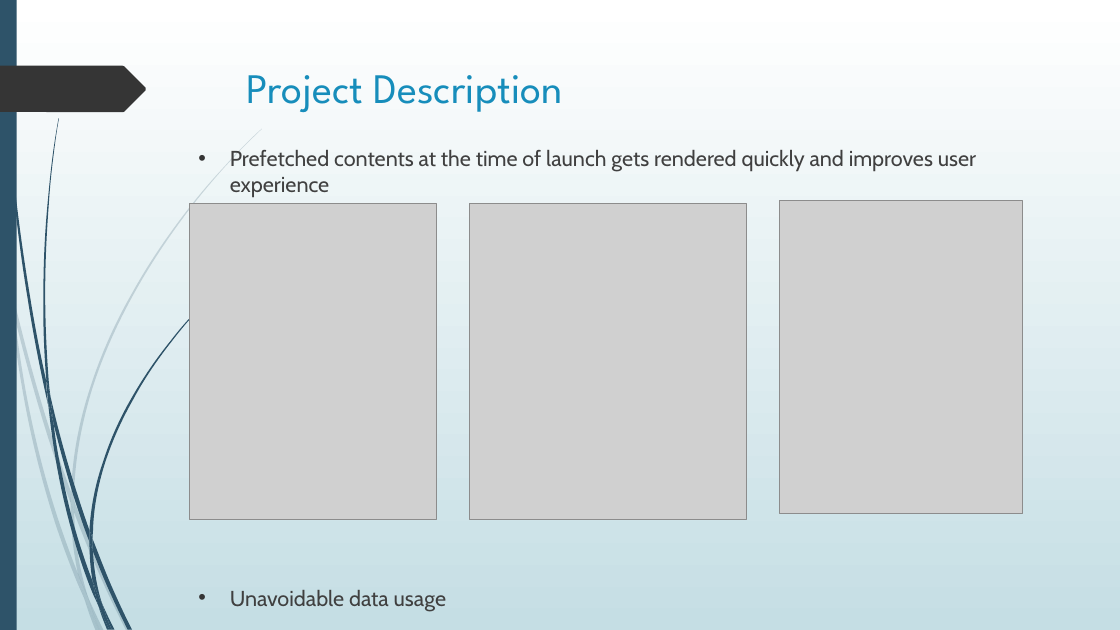
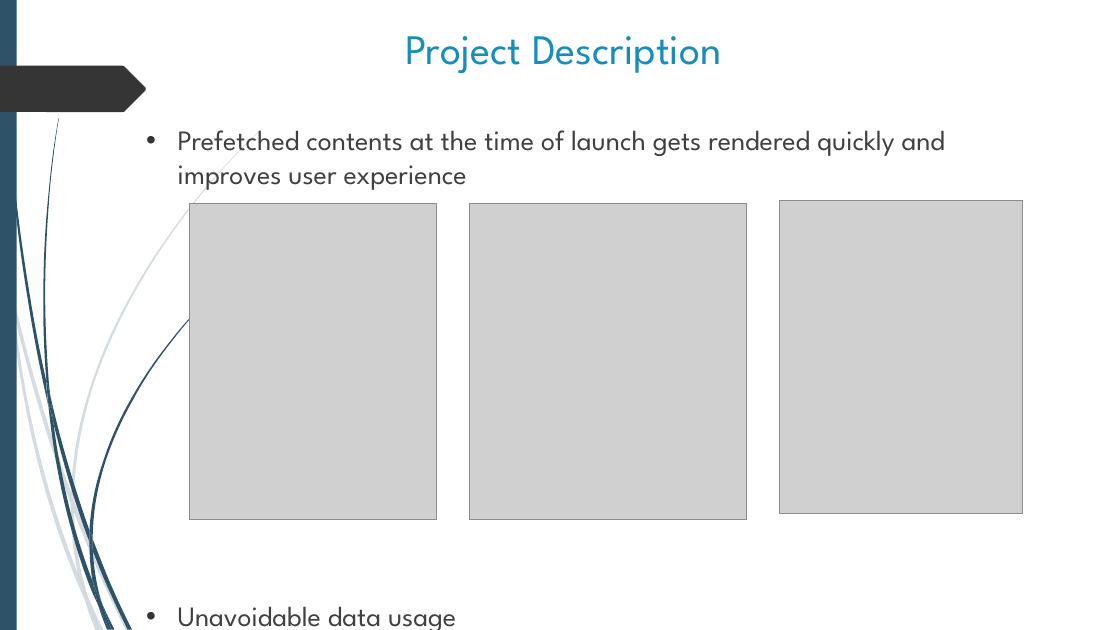
Before and after one commit to shahamish150294/PrefetchProcrastinatorAndroid, a slide deck: slide 2 of Prefetch Procrastinator Final Presentation.pptx. Drawn at 1120x630 pixels with LibreOffice and Linux fonts; fonts in the diff are those of the drawing; grey boxes stand for pictures. Boxes give left, top, right and bottom in pixels: in the first picture for what was removed or moved away, otherwise in the second. Text is boxed around its words. In the diff, an @@ line names an element or a change of style, - is before the commit and + after.

```diff
--- a/Prefetch Procrastinator Final Presentation.pptx
+++ b/Prefetch Procrastinator Final Presentation.pptx
@@ background gradient #FFFFFF to #C5DEE5 to #FFFFFF @@
@@ title "Project Description": place and size @@
-title "Project Description" at (247, 75, 563, 113)
+title "Project Description" at (405, 36, 722, 74)
@@ title "Project Description" at (405, 36, 722, 74): alignment left to centre @@
@@ text "Prefetched contents at the time ...": place and size @@
-text "Prefetched contents at the time ..." at (230, 150, 976, 607)
+text "Prefetched contents at the time ..." at (178, 130, 945, 630)
@@ text "Prefetched contents at the time ..." at (178, 130, 945, 630): size 18.5 to 24 pt, font Cabin to League Spartan @@
```
Also in this commit, not shown: 14 other slides changed, 6 slides removed.
